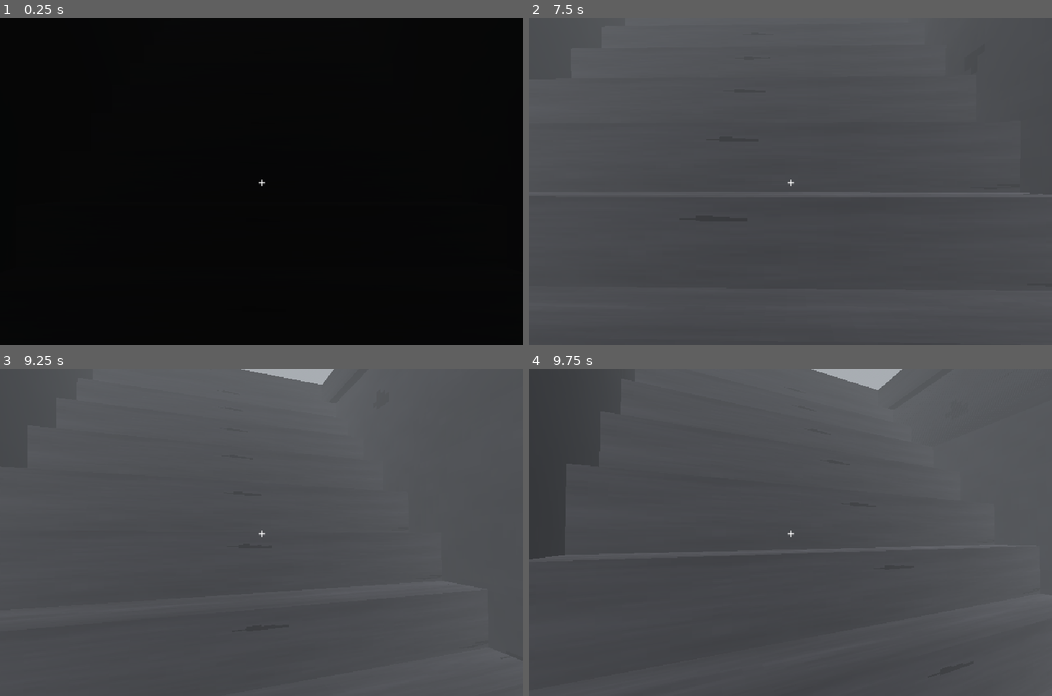
Above: before the commit, frames 1-4 (two rows, left to right).
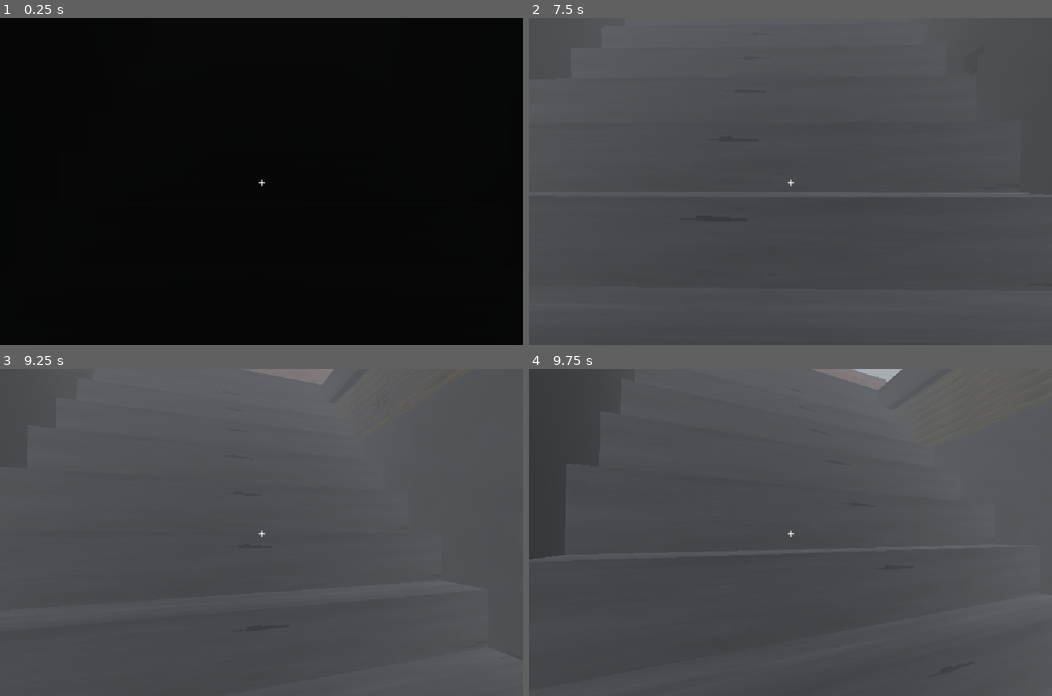
Above: after the commit, the same moments.

Repository: mikaJ7169/Skyburden
Game: Godot game, scene res://scenes/main.tscn
The game is run twice, just before and just after one commit, with the same random seed, the same clock (stepped at 60 frames per second) and the same inputs.
Inputs (mouse positions are in pixels of both pictures, inside the frame that each line leads up to):
- Up to frame 1 (0.25 s): no input
- Up to frame 2 (7.5 s): tap Enter at 0.5, 2.75, 3.6, 4.25 s; move the mouse to (816, 181) at 0.52 s; hold W 0.53-3.53 s; tap F at 0.6, 5.1 s; click (816, 181) at 0.67 s; tap Space at 0.77, 1.25, 1.52, 3.02, 3.5, 3.77, 4.52, 5, 6.02, 6.77 s; move the mouse to (764, 181) at 1.27 s; tap Z at 1.35, 5.85 s; move the mouse to (800, 174) at 2.02 s; tap Q at 2.1, 6.6 s; move the mouse to (785, 188) at 2.77 s; tap Tab at 2.85, 7.35 s; click (785, 188) at 2.92 s; move the mouse to (947, 230) at 3.52 s; hold A 3.53-5.03 s; move the mouse to (633, 132) at 4.27 s; tap Keypad Enter at 4.35 s; move the mouse to (816, 181) at 5.02 s; hold S 5.03-5.78 s; click (816, 181) at 5.17 s; move the mouse to (712, 99) at 5.77 s; hold D 5.78-6.53 s; move the mouse to (905, 165) at 6.52 s; hold W 6.53-7.28 s; move the mouse to (685, 197) at 7.27 s; hold D from 7.28 s (still down); click (685, 197) at 7.42 s
- Up to frame 3 (9.25 s): tap Space at 7.52, 9.02 s; move the mouse to (271, 525) at 8.02 s; release D at 8.03 s; hold W 8.03-8.78 s; tap Enter at 8.1 s; move the mouse to (256, 539) at 8.77 s; hold A from 8.78 s (still down); tap Keypad Enter at 8.85 s
- Up to frame 4 (9.75 s): move the mouse to (827, 535) at 9.52 s; release A at 9.53 s; hold W from 9.53 s (still down); tap F at 9.6 s; click (827, 535) at 9.67 s

Frames 1-2 are identical in both runs. In frame 3, 0.4% of the frame differs, in the area x 46-64%, y 0-5%; in frame 4, 0.4%.
Error before the commit: Parse Error: There is already a variable named "tint" declared in this scope. (res://scenes/zones/cendreval.gd:371)

Commit message:
Fix cendreval.gd:371 : 'var tint' dans la boucle de _build_shop masquait le 'tint' de la fonction (GDScript interdit le shadowing de variable locale) -> renommé en gtint
Co-authored-by: mikaJ7169 <mikaJ7169@users.noreply.github.com>

Diff:
--- a/game/scenes/zones/cendreval.gd
+++ b/game/scenes/zones/cendreval.gd
@@ -368,8 +368,8 @@
 	Builder.box(self, fallen, Vector3(0.35, 2.2, 1.6), wood, Vector3(1.4, 0.3, 0.2))
 	for i in range(4):
 		var g := Vector3(cx + _rng.randf_range(-2, 2), 0.12, cz + _rng.randf_range(-1, 2))
-		var tint := Color(0.6, 0.55, 0.45) * _rng.randf_range(0.9, 1.1)
-		_pbox(g, Vector3(0.24, 0.2, 0.24), tint)
+		var gtint := Color(0.6, 0.55, 0.45) * _rng.randf_range(0.9, 1.1)
+		_pbox(g, Vector3(0.24, 0.2, 0.24), gtint)
 	_papers(Vector3(cx + 1.2, 0, cz - hd + 1.6))
 	if name != "":
 		_make_sign(Vector3(cx, 0, cz + hd + 1.8), name)
